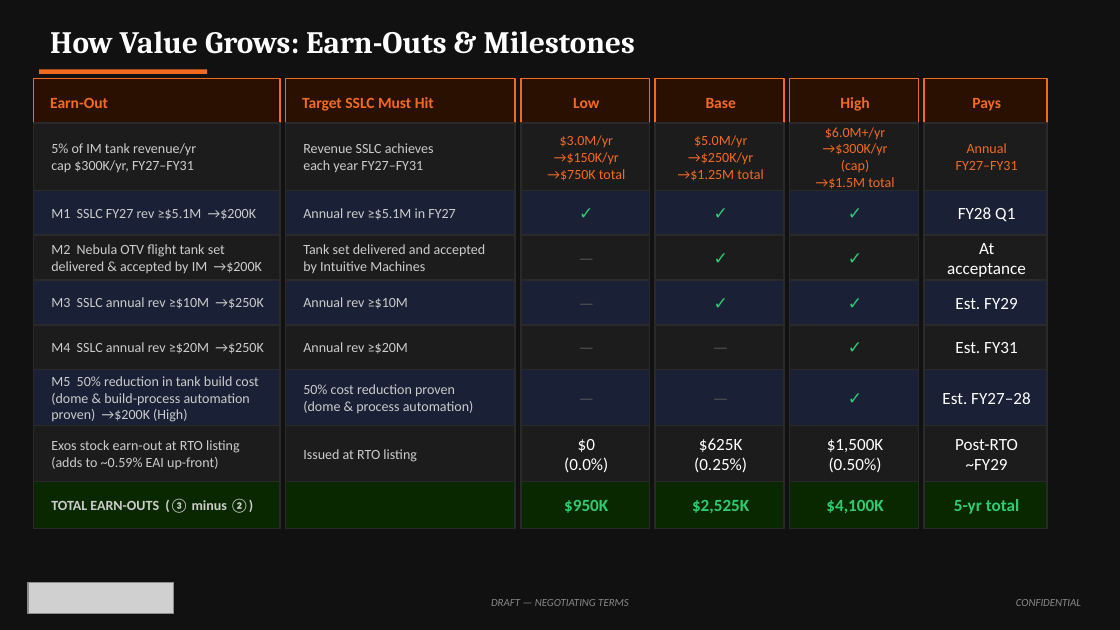
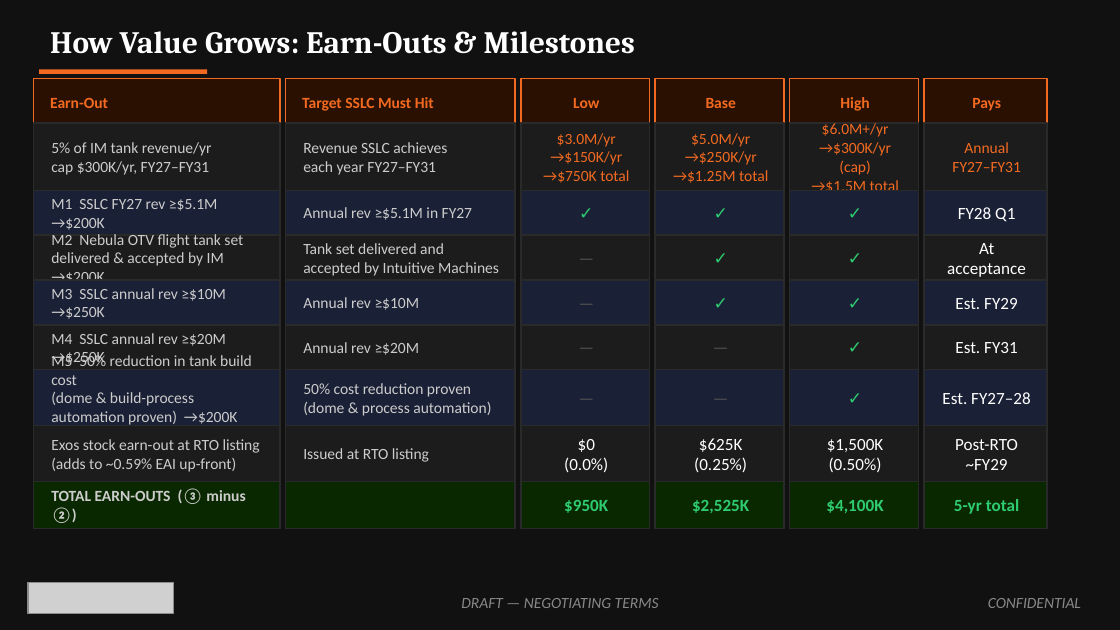
Before and after one commit to ExosAerospace/workspace, a slide deck: slide 6 of drafts/Exos_SSLC_Board_Offer_Overview_2026-10-10_r2.pptx. Drawn at 1120x630 pixels with LibreOffice and Linux fonts; fonts in the diff are those of the drawing; grey boxes stand for pictures. Boxes give left, top, right and bottom in pixels: in the first picture for what was removed or moved away, otherwise in the second. Text is boxed around its words. In the diff, an @@ line names an element or a change of style, - is before the commit and + after.

```diff
--- a/drafts/Exos_SSLC_Board_Offer_Overview_2026-10-10_r2.pptx
+++ b/drafts/Exos_SSLC_Board_Offer_Overview_2026-10-10_r2.pptx
@@ size 9 to 10 pt in 19 elements at (51, 142, 212, 175), (303, 142, 447, 175), (543, 133, 629, 183), (673, 133, 768, 183), (811, 123, 899, 190), (952, 142, 1021, 172), (51, 199, 218, 230), (303, 207, 472, 220), (51, 234, 243, 279), (303, 243, 499, 276), (51, 288, 226, 319), (303, 297, 420, 310), (51, 333, 226, 366), (303, 342, 420, 355), (51, 353, 252, 445), (303, 383, 491, 416), (51, 439, 260, 472), (303, 448, 429, 462), (51, 488, 245, 523) @@
@@ text "DRAFT — NEGOTIATING TERMS" at (461, 598, 659, 608): size 7 to 10 pt @@
@@ text "CONFIDENTIAL" at (988, 598, 1081, 608): size 7 to 10 pt @@
```
Also in this commit, not shown: 11 other slides changed, 2 other files.
